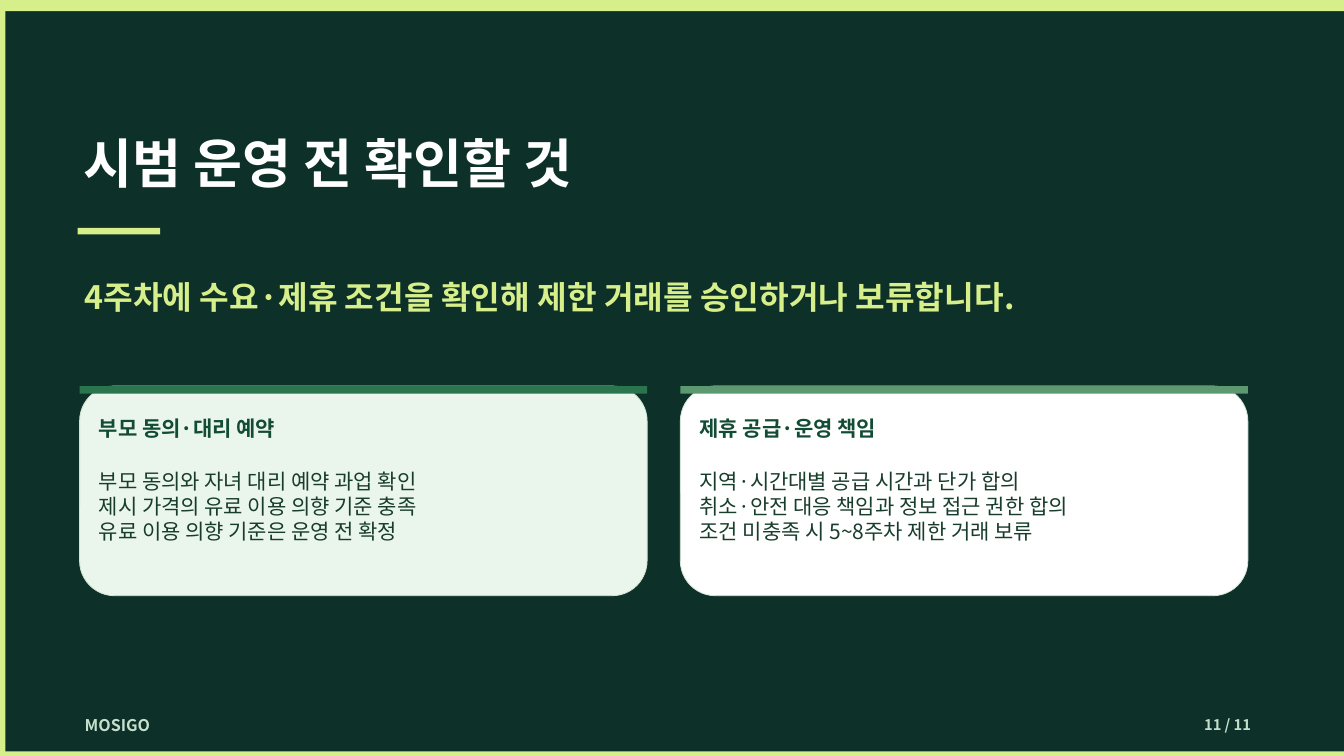
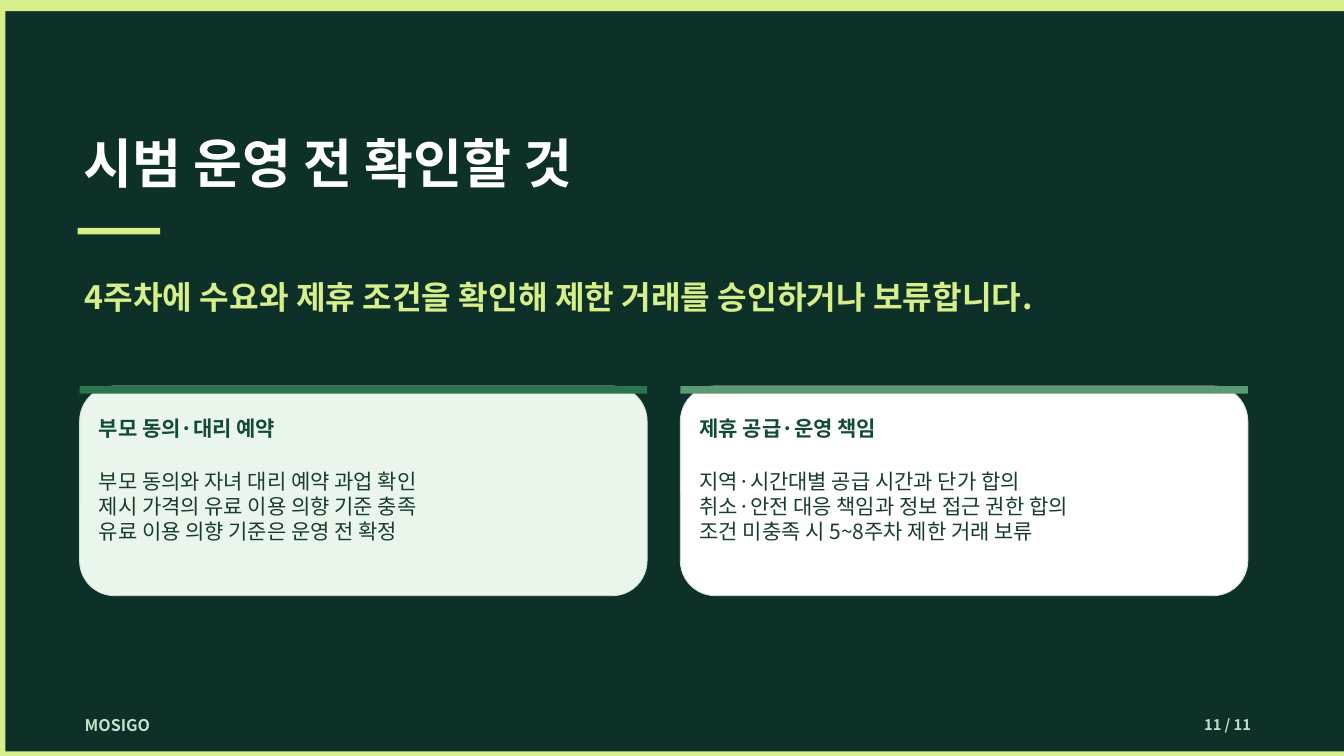
Before and after one commit to dohyunkimmm/mosigo-case-study, a slide deck: slide 11 of downloads/mosigo_report.pptx. Drawn at 1344x756 pixels with LibreOffice and Linux fonts; fonts in the diff are those of the drawing. Boxes give left, top, right and bottom in pixels: in the first picture for what was removed or moved away, otherwise in the second. Text is boxed around its words. In the diff, an @@ line names an element or a change of style, - is before the commit and + after.

Commit message:
서비스기획 11장의 승인·보류 문구를 제안 원문과 일치시킴

```diff
--- a/downloads/mosigo_report.pptx
+++ b/downloads/mosigo_report.pptx
@@ text at bbox=[85, 282, 1033, 312]: text changed @@
-4주차에 수요·제휴 조건을 확인해 제한 거래를 승인하거나 보류합니다.
+4주차에 수요와 제휴 조건을 확인해 제한 거래를 승인하거나 보류합니다.
```
Also in this commit, not shown: 3 other files.
